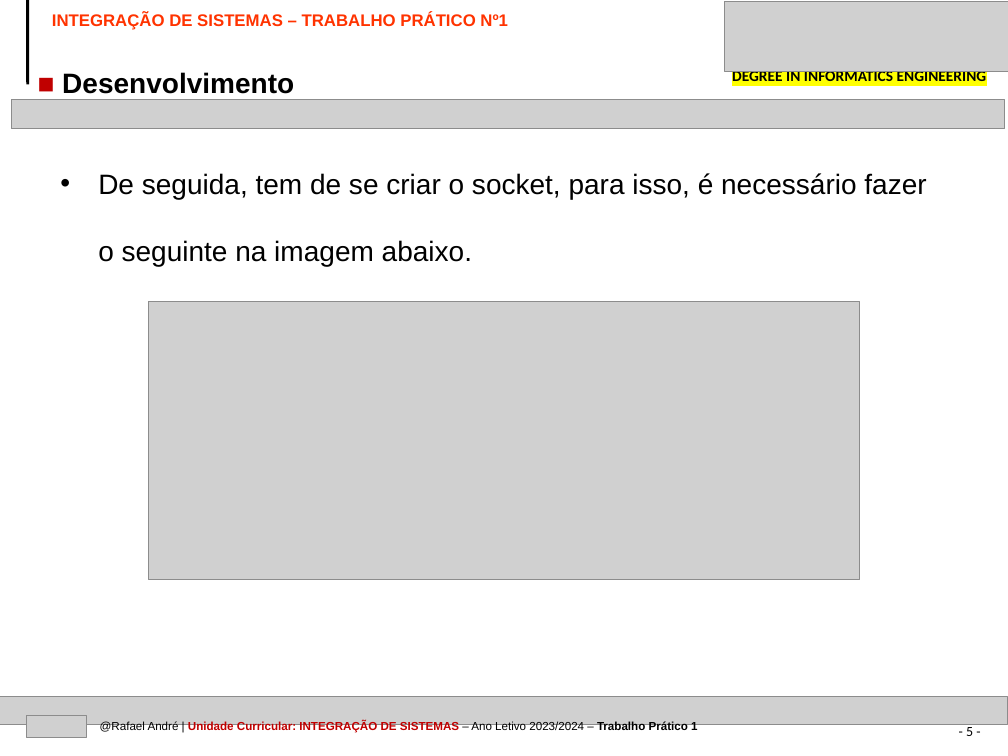
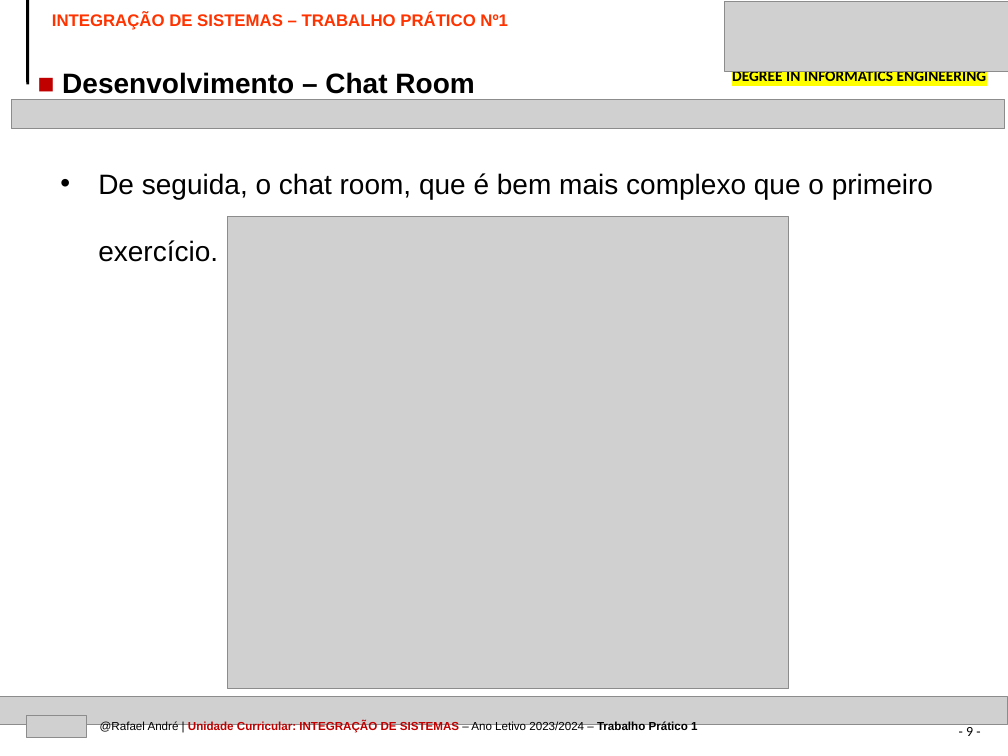
Before and after one commit to kromenz/Socket_Chat, a slide deck: slide 9 of IPVC-EI-TEMPLATE-PPT-IS-TRABALHO1.pptx (slide 5 before the commit). Drawn at 1008x756 pixels with LibreOffice and Linux fonts; fonts in the diff are those of the drawing; grey boxes stand for pictures. Boxes give left, top, right and bottom in pixels: in the first picture for what was removed or moved away, otherwise in the second. Text is boxed around its words. In the diff, an @@ line names an element or a change of style, - is before the commit and + after.

```diff
--- a/IPVC-EI-TEMPLATE-PPT-IS-TRABALHO1.pptx
+++ b/IPVC-EI-TEMPLATE-PPT-IS-TRABALHO1.pptx
@@ text at [62,72,474,94]: text changed @@
-■ Desenvolvimento
+■ Desenvolvimento – Chat Room
@@ text at [98,173,933,262]: text changed @@
-• De seguida, tem de se criar o socket, para isso, é necessário fazer o seguinte na imagem abaixo.
+• De seguida, o chat room, que é bem mais complexo que o primeiro exercício.
@@ picture: place and size @@
-picture at [148,301,860,580]
+picture at [228,217,789,689]
@@ page number at [966,724,973,736]: text changed @@
-- 5 -
+- 9 -
```
Also in this commit, not shown: 12 other slides changed, 3 slides added, 4 other files.
